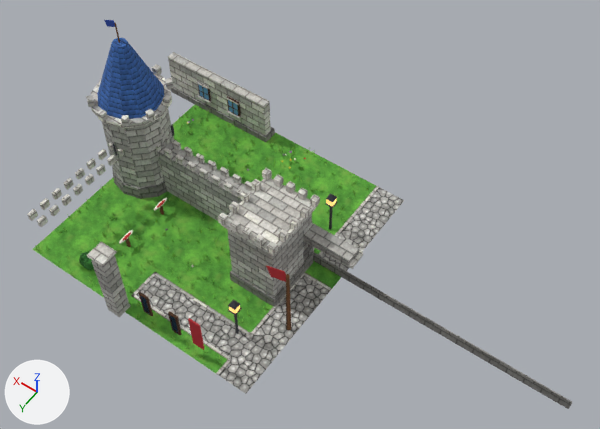
What one commit did to the glTF model assets/models/town_b/chunk_2_1.glb.
Rendered twice from a camera (50 mm lens) standing at (18.4, -1.8, 40.1) and looking at (34.0, -23.7, 5.7). The axes (+X, +Y, +Z) are drawn at lower left. The lights are the same throughout. The picture after the commit comes second. Vertices at exactly the same position are counted once.

In view in the first picture: 'chunk_2_1'.
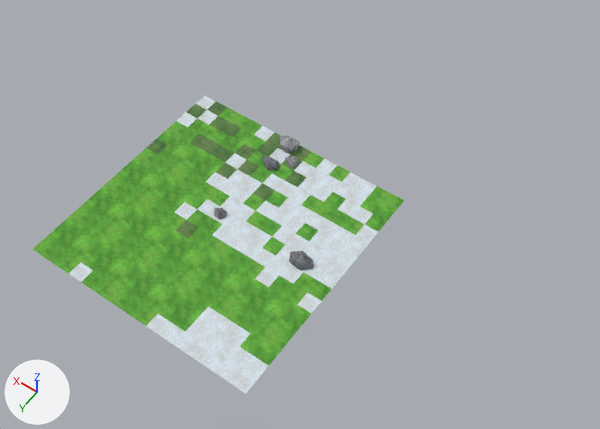
What differs and where, as boxes (x1, y1, x2, y2) in the pictures (600 x 429 px; the box of a moved part takes in the faces that stretch with it):
'chunk_2_1', reshaped
    before: (27, 20, 572, 409)
    after: (33, 96, 404, 394)
part 1 of me_chunk_2_1, moved or reshaped (not visible before)
    after: (289, 251, 314, 270)
part 2 of me_chunk_2_1, deleted
    before: (27, 20, 572, 409)
part 3 of me_chunk_2_1, cut back
    before: (33, 105, 404, 394)
    after: (154, 136, 400, 220)

Diff of the bpy script that builds the scene:
```diff
--- a/assets/models/town_b/chunk_2_1.glb.py
+++ b/assets/models/town_b/chunk_2_1.glb.py
@@ img_snow @@
+img_snow = load_image('snow', '_unpacked/snow', 256, 256, 'sRGB')
@@ img_moss @@
+img_moss = load_image('moss', '_unpacked/moss', 256, 256, 'sRGB')
@@ mat_snow @@
+mat_snow = bpy.data.materials.new('snow')
+# uses the picture img_snow
@@ mat_moss @@
+mat_moss = bpy.data.materials.new('moss')
+# uses the picture img_moss
@@ me_chunk_2_1 @@
 # used by ob_chunk_2_1; location = (0.0, 0.0, 0.0)
-me_chunk_2_1.from_pydata(...)  # 11324 vertices, 15370 faces; spans x 17.9..50.1, y -32.1..-15.4, z -0.1..12.0
+me_chunk_2_1.from_pydata(...)  # 412 vertices, 633 faces; spans x 32.0..48.0, y -32.0..-16.0, z -0.5..0.8
+# me_chunk_2_1 part 1: the loose piece of 12 vertices spanning x 39.1..39.2, y -29.9..-29.8, z 0.3..0.4 is scaled about its middle by (12, 8.49, 12.3), then moved by (-4.7, 5.3, -0.2), in mat_rock_dark
+# me_chunk_2_1 part 2: 1453 loose pieces with 6922 vertices, spanning x 17.9..50.1, y -32.1..-15.4, z -0.1..12.0, are deleted
+# me_chunk_2_1 part 3: 3 vertices moved within x 32.2..39.5, y -31.8..-27.1, z 0.0; 4053 vertices removed from x 32.0..48.0, y -32.0..-16.0, z 0.0..0.4; 63 vertices added at x 32.3..47.6, y -32.0..-24.2, z -0.4..0.7
+# other edits to the shape of me_chunk_2_1 do not show in these pictures
 me_chunk_2_1.materials.append(mat_grass_a)
-me_chunk_2_1.materials.append(mat_floor_a)
-me_chunk_2_1.materials.append(mat_cobble_a)
-me_chunk_2_1.materials.append(mat_stone_light)
 me_chunk_2_1.materials.append(mat_rock)
-me_chunk_2_1.materials.append(mat_wood_dark)
-me_chunk_2_1.materials.append(mat_leaf_b)
-me_chunk_2_1.materials.append(mat_flower_w)
-me_chunk_2_1.materials.append(mat_stone)
-me_chunk_2_1.materials.append(mat_stone_dark)
-me_chunk_2_1.materials.append(mat_iron)
-me_chunk_2_1.materials.append(mat_roof_blue)
-me_chunk_2_1.materials.append(mat_banner_blue)
-me_chunk_2_1.materials.append(mat_gold)
-me_chunk_2_1.materials.append(mat_timber)
-me_chunk_2_1.materials.append(mat_glass)
-me_chunk_2_1.materials.append(mat_banner_red)
-me_chunk_2_1.materials.append(mat_glow)
-me_chunk_2_1.materials.append(mat_cloth_white)
-me_chunk_2_1.materials.append(mat_cloth_red)
-me_chunk_2_1.materials.append(mat_flower_y)
-me_chunk_2_1.materials.append(mat_flower_r)
 me_chunk_2_1.materials.append(mat_tuft)
-me_chunk_2_1.materials.append(mat_flower_p)
-me_chunk_2_1.materials.append(mat_hedge)
 me_chunk_2_1.materials.append(mat_rock_dark)
+me_chunk_2_1.materials.append(mat_moss)
+me_chunk_2_1.materials.append(mat_snow)
```
